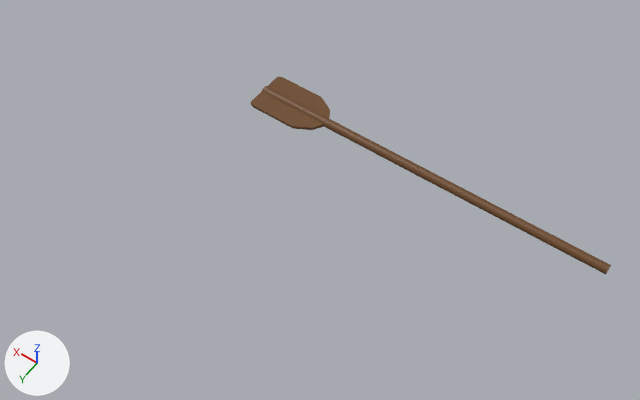
One commit to the FBX model Assets/3D Models/world_jasper/paddle.fbx: the scene before it, then after it.
Rendered twice from a 50 mm camera at (-0.0168, 0.018, 0.0467) aimed at (0.0037, -0.0107, 0.0016). The lights are fixed; the arrows at lower left show +X, +Y and +Z.

Before the edit, the objects in view are built like this:
```python
me_mesh = bpy.data.meshes.new('Mesh')
me_mesh.from_pydata(...)  # 102 vertices, 116 faces; spans x -1.34..1.34, y -0.03..0.03, z -0.18..0.18
me_mesh.materials.append(mat_wood)  # brown #6e4a27
ob_pcylinder3 = bpy.data.objects.new('pCylinder3', me_mesh)
ob_pcylinder3.location = (-0.00018, -0.01713, 0.00076)
ob_pcylinder3.rotation_euler = (1.571, 0.0, 0.0)  # degrees (90, 0, 0)
ob_pcylinder3.scale = (0.01, 0.01, 0.01)
```
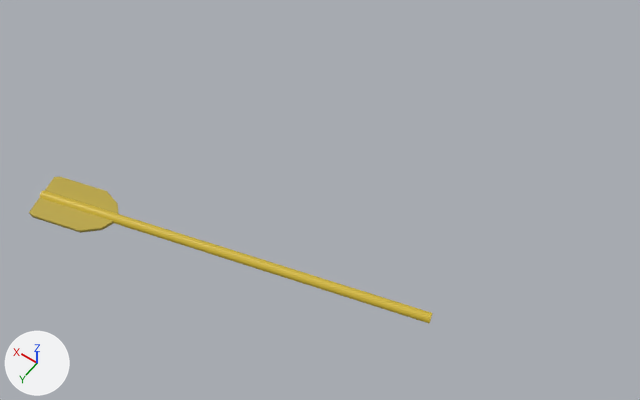
Pixel boxes [x1, y1, x2, y2] of what changed, in the pictures (640 x 400 px):
'pCylinder3', recoloured, surface changed, moved, turned
    before: [251, 77, 611, 274]
    after: [29, 176, 432, 323]

Patch to the scene script:
```diff
--- a/Assets/3D Models/world_jasper/paddle.fbx.py
+++ b/Assets/3D Models/world_jasper/paddle.fbx.py
@@ img_environment_gradientmap_jasper_jpg @@
+img_environment_gradientmap_jasper_jpg = load_image('environment gradientmap_jasper.jpg', '_unpacked/environment_gradientmap_jasper.jpg', 128, 128, 'sRGB')
@@ mat_texturesheet @@
+mat_texturesheet = principled_material('textureSheet')
+mat_texturesheet.texture = img_environment_gradientmap_jasper_jpg
@@ me_mesh @@
 me_mesh.from_pydata(...)  # 102 vertices, 116 faces; spans x -1.34..1.34, y -0.03..0.03, z -0.18..0.18
 # used by ob_pcylinder3; location = (-0.00018, -0.01713, 0.00076); rotation_euler = (1.571, 0.0, 0.0), in degrees (90, 0, 0); scale = (0.01, 0.01, 0.01)
-me_mesh.materials.append(mat_wood)  # brown #6e4a27
+# me_mesh part 1: texture (UV) coordinates of 116 of 116 faces, centred in x -1.34..1.34, y -0.03..0.03, z -0.18..0.18, changed; they spanned u 0.34..0.66, v 0.0..1.0 and now span u 0.25..0.34, v 0.18..0.78
+me_mesh.materials.append(mat_texturesheet)  # picture img_environment_gradientmap_jasper_jpg
@@ ob_pcylinder3 @@
 ob_pcylinder3 = bpy.data.objects.new('pCylinder3', me_mesh)
-ob_pcylinder3.location = (-0.00018, -0.01713, 0.00076)
-ob_pcylinder3.rotation_euler = (1.571, 0.0, 0.0)  # degrees (90, 0, 0)
+ob_pcylinder3.location = (0.00663, -0.00461, 0.00024)
+ob_pcylinder3.rotation_euler = (1.571, 0.0, 0.262)  # degrees (90, 0, 15)
 ob_pcylinder3.scale = (0.01, 0.01, 0.01)
```
